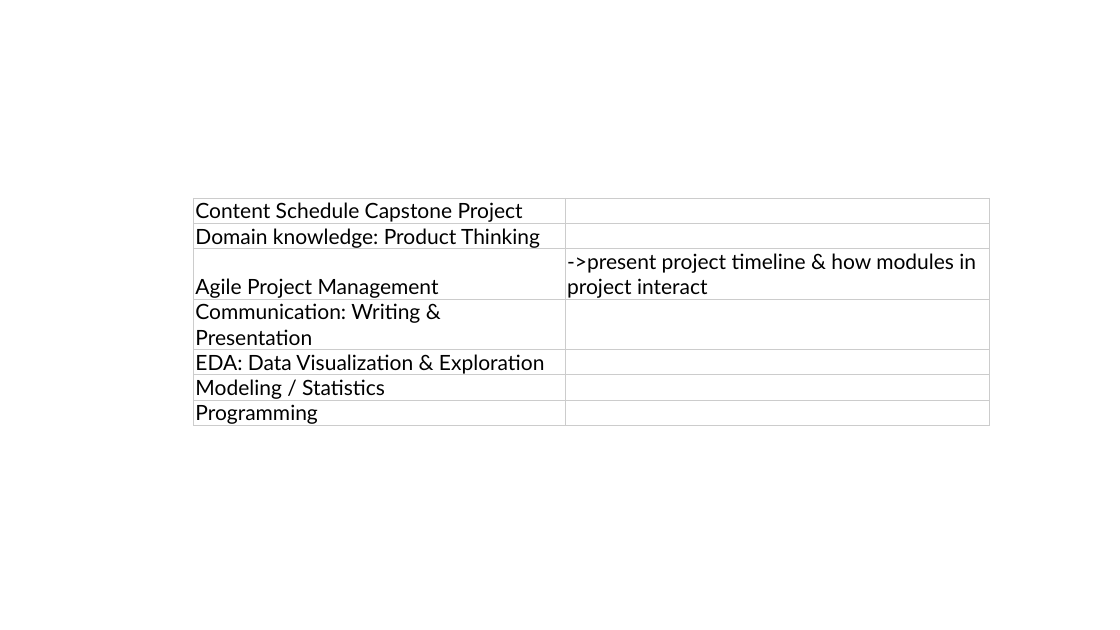
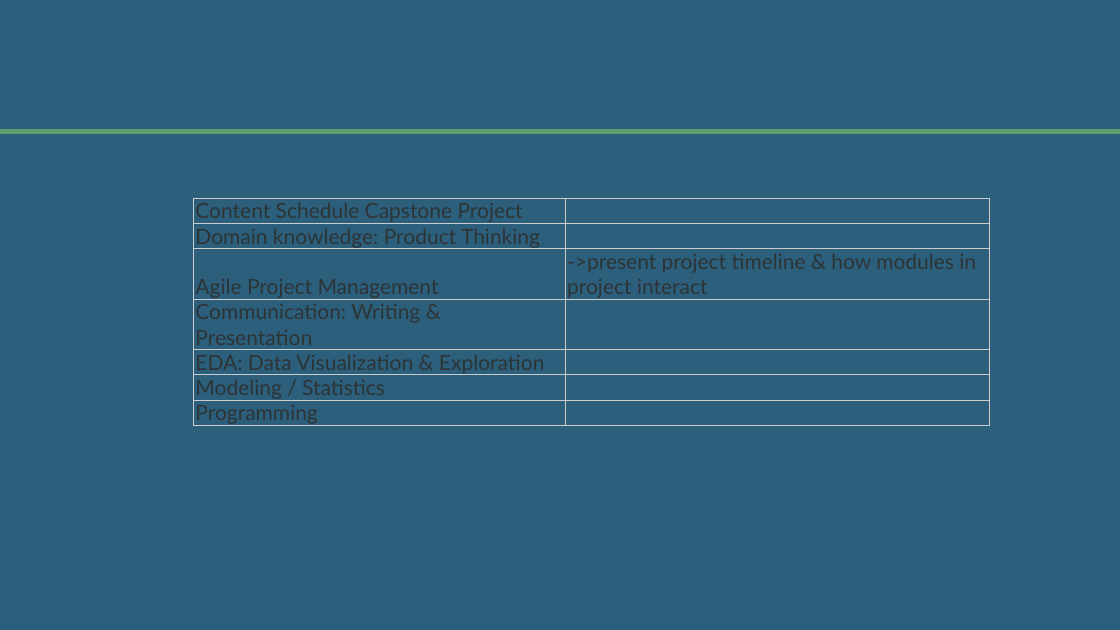
Before and after one commit to Pringlebot/austrian_electricity_prices_capstone, a slide deck: slide 12 of Capstone Presentation.pptx (slide 10 before the commit). Drawn at 1120x630 pixels with LibreOffice and Linux fonts; fonts in the diff are those of the drawing. Boxes give left, top, right and bottom in pixels: in the first picture for what was removed or moved away, otherwise in the second. Text is boxed around its words. In the diff, an @@ line names an element or a change of style, - is before the commit and + after.

```diff
--- a/Capstone Presentation.pptx
+++ b/Capstone Presentation.pptx
@@ background #FFFFFF to #2C5F7C @@
@@ line added from (0, 132) to (702, 112), #2C5F7C 1.5 pt @@
@@ line added from (0, 132) to (1120, 132), #5A9E6F 4 pt @@
@@ table at (193,198,989,428) @@
@@ text colour #000000 to #2D3436 @@
```
Also in this commit, not shown: 10 other slides changed, 1 slide added, 4 other files.
